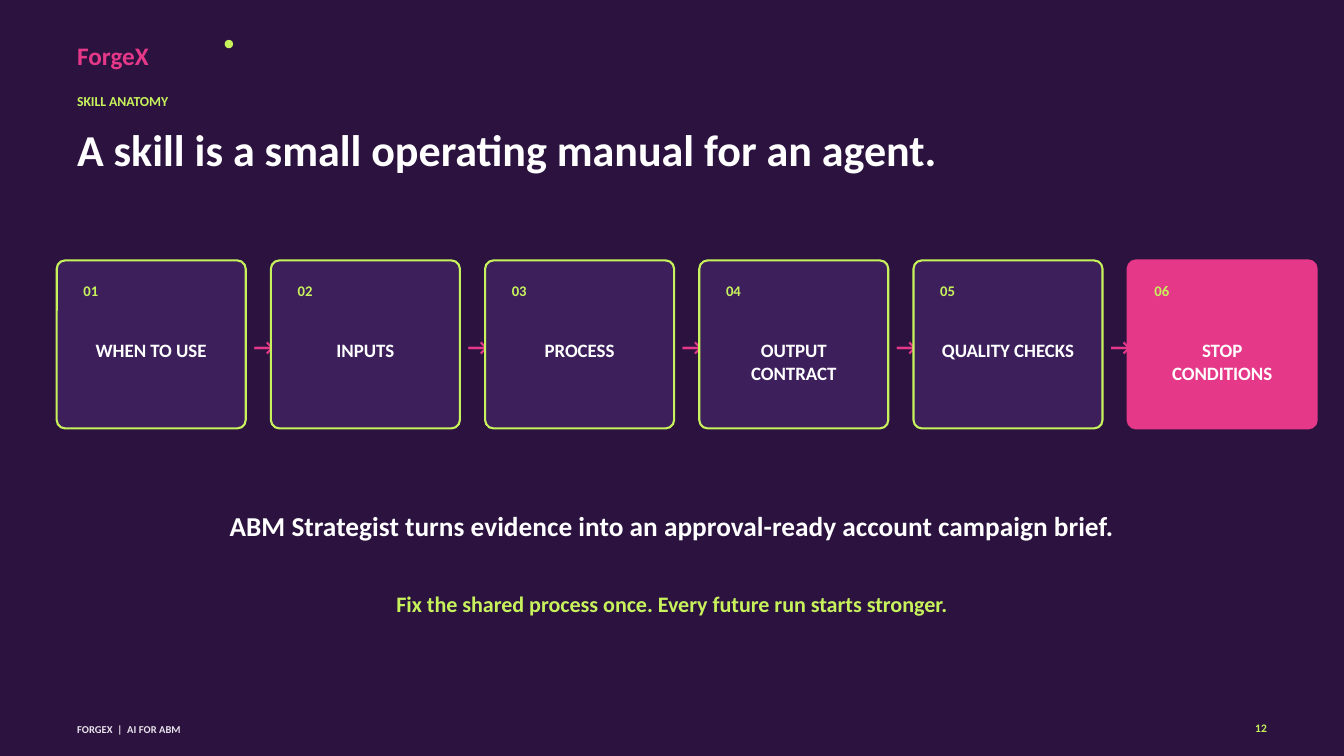
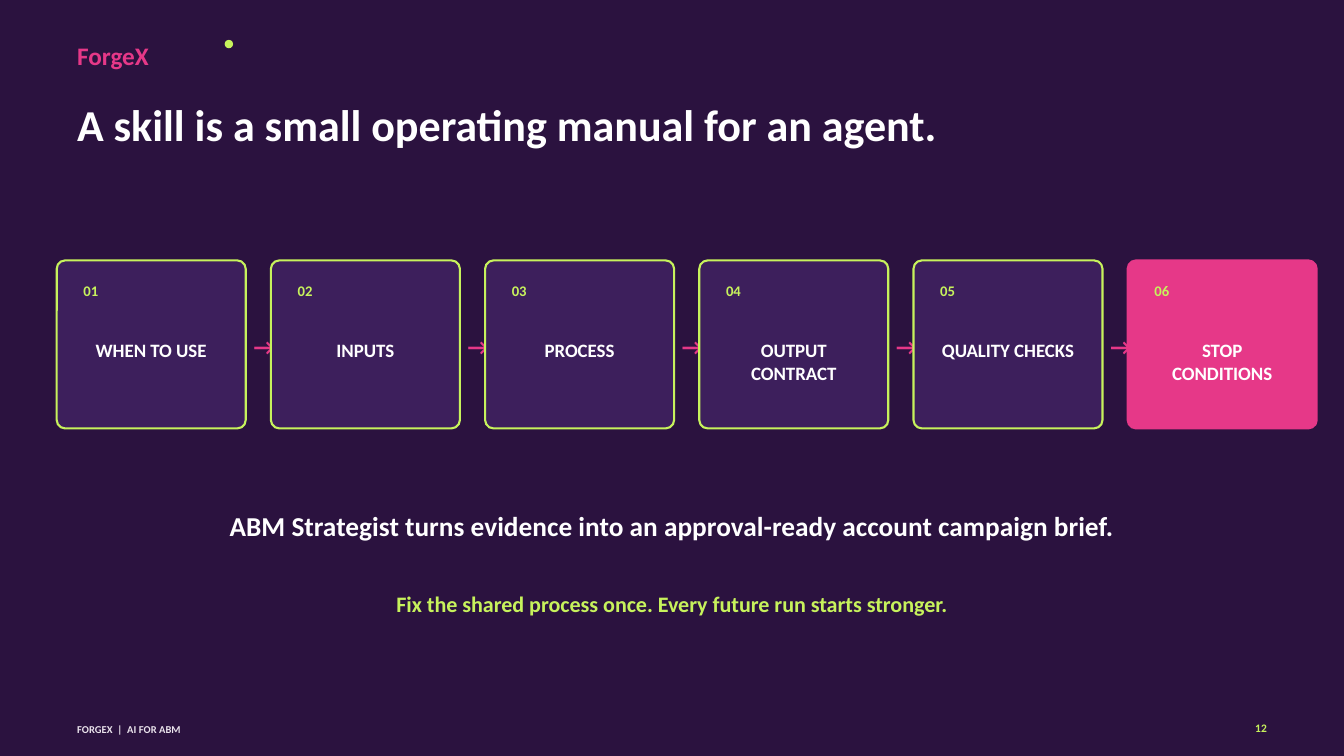
Before and after one commit to 0xTrey/forgex-practical-abm-skills, a slide deck: slide 12 of webinar/2026-09-17-ai-for-abm-foundations/deliverables/forgex-ai-for-abm-webinar-deck.pptx. Drawn at 1344x756 pixels with LibreOffice and Linux fonts; fonts in the diff are those of the drawing. Boxes give left, top, right and bottom in pixels: in the first picture for what was removed or moved away, otherwise in the second. Text is boxed around its words. In the diff, an @@ line names an element or a change of style, - is before the commit and + after.

```diff
--- a/webinar/2026-09-17-ai-for-abm-foundations/deliverables/forgex-ai-for-abm-webinar-deck.pptx
+++ b/webinar/2026-09-17-ai-for-abm-foundations/deliverables/forgex-ai-for-abm-webinar-deck.pptx
@@ text "A skill is a small ...": place and size @@
-text "A skill is a small ..." at bbox=[77, 135, 936, 174]
+text "A skill is a small ..." at bbox=[77, 110, 936, 149]
@@ text removed at bbox=[77, 97, 168, 106] @@
-SKILL ANATOMY
```
Also in this commit, not shown: 20 other slides changed, 34 other files.
